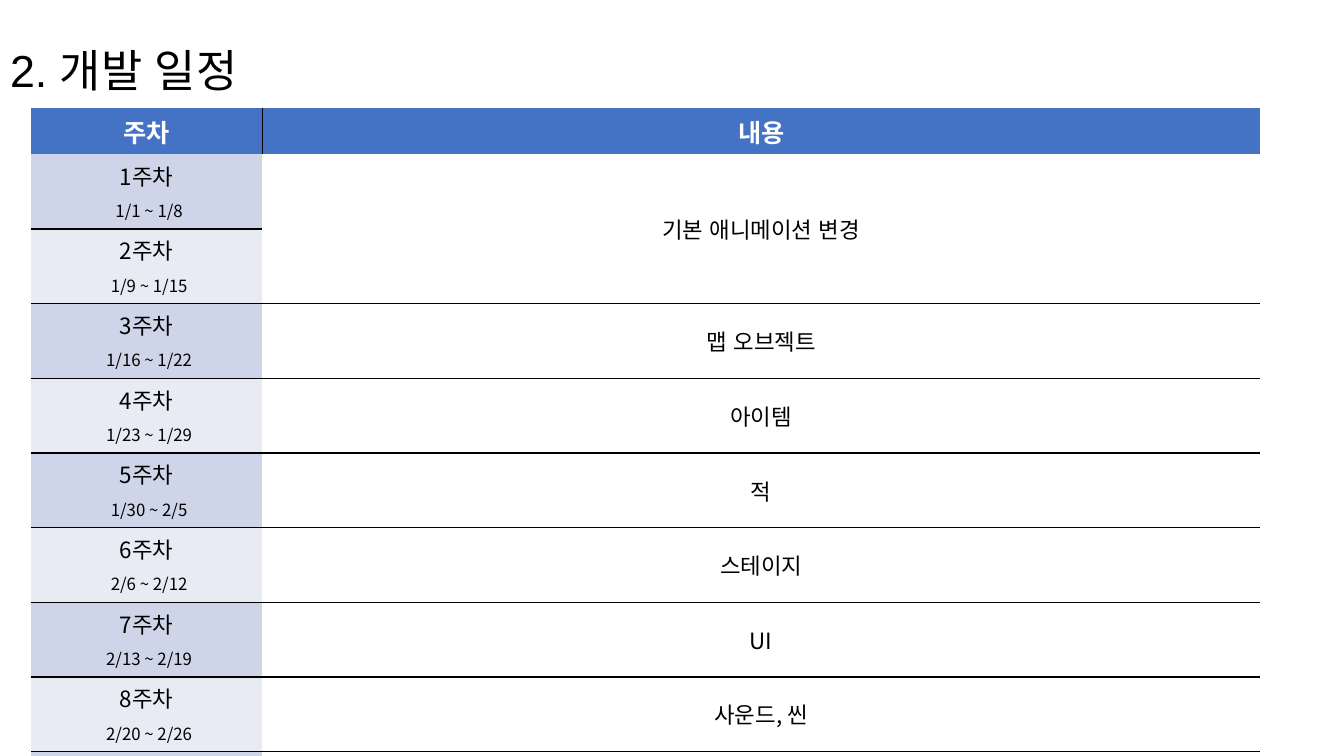
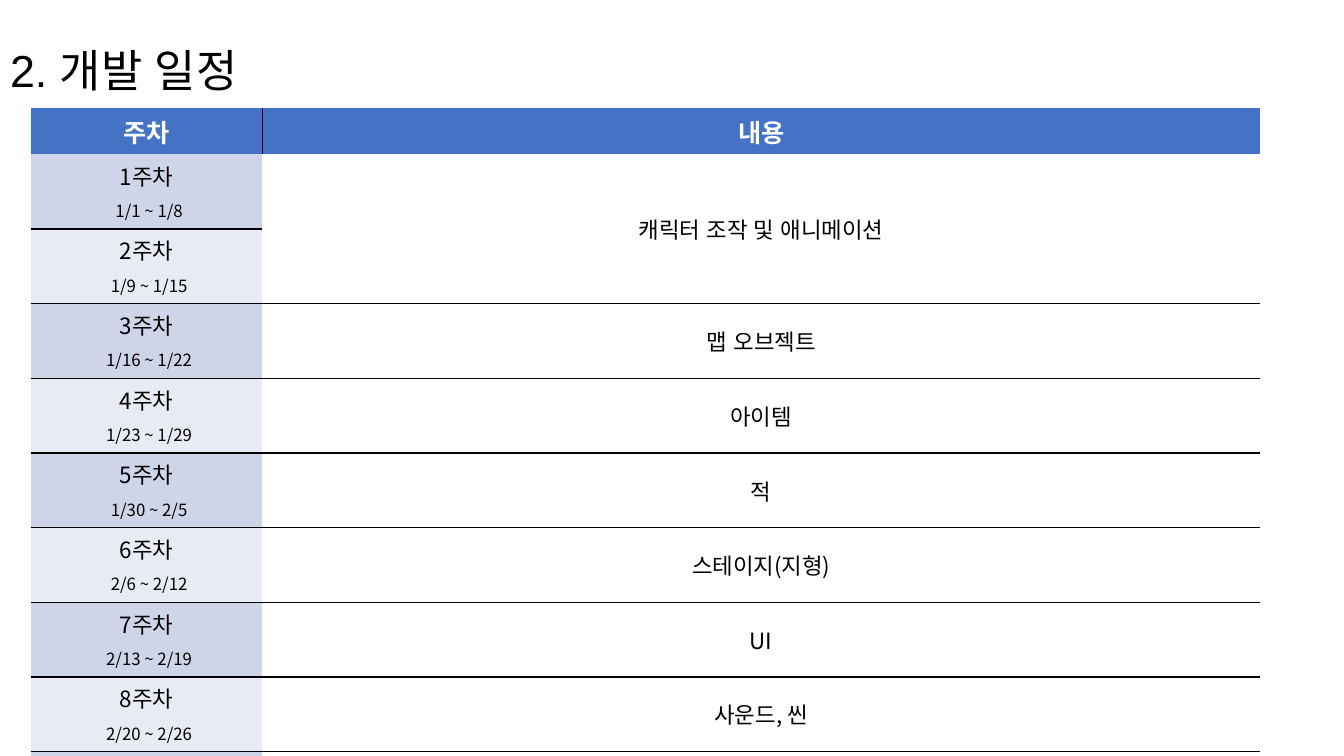
Before and after one commit to chodott/winter_project, a slide deck: slide 5 of Sonic_project.pptx (slide 4 before the commit). Drawn at 1344x756 pixels with LibreOffice and Linux fonts; fonts in the diff are those of the drawing. Boxes give left, top, right and bottom in pixels: in the first picture for what was removed or moved away, otherwise in the second. Text is boxed around its words. In the diff, an @@ line names an element or a change of style, - is before the commit and + after.

```diff
--- a/Sonic_project.pptx
+++ b/Sonic_project.pptx
@@ table at [31, 108, 1261, 747] @@
-row 2, column 2: 기본 애니메이션 변경
+row 2, column 2: 캐릭터 조작 및 애니메이션
-row 7, column 2: 스테이지
+row 7, column 2: 스테이지(지형)
```
Also in this commit, not shown: 3 other slides changed, 2 slides added, 2 other files.
